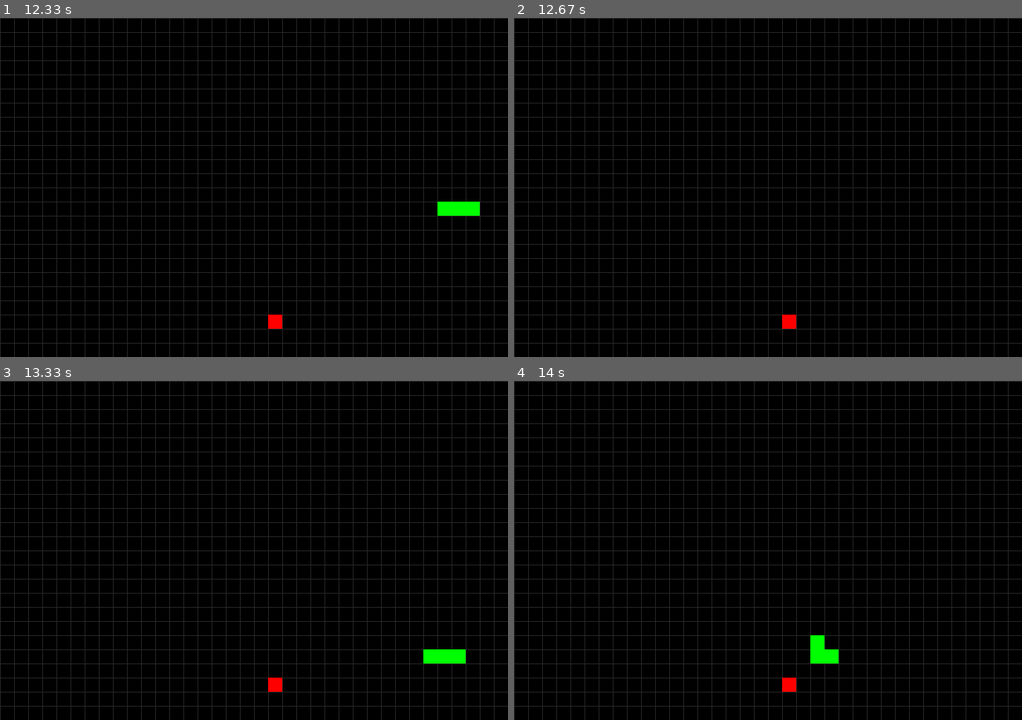
Above: before the commit, frames 1-4 (two rows, left to right).
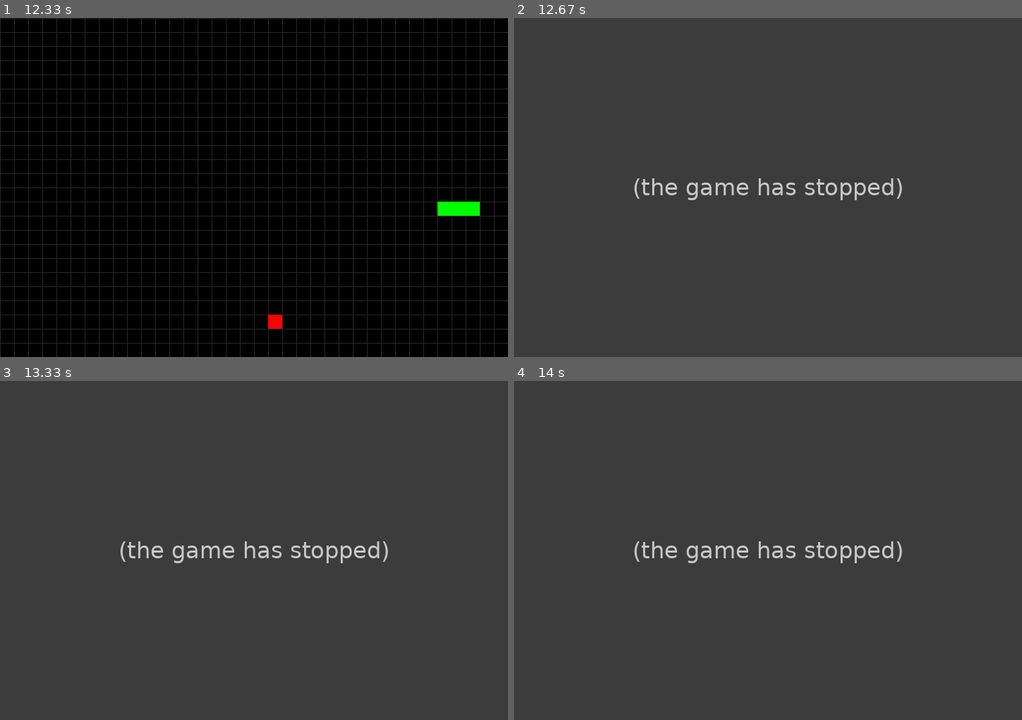
Above: after the commit, the same moments.

Repository: brenobaptista/snake-pygame
Game: pygame game, started from snake.py
The game is run twice, just before and just after one commit, with the same random seed, the same clock (stepped at 60 frames per second) and the same inputs.
Inputs:
- Up to frame 1 (12.33 s): tap Enter at 0.33 s; hold Down 1.23-1.7 s; hold Left 1.73-2.13 s; hold Up 2.17-2.53 s; hold Right 2.57-3.2 s; hold Down 3.23-3.6 s; hold Left 3.63-4.1 s; hold Right 4.13-4.6 s; hold Up 4.63-4.93 s; hold Right 4.97-5.43 s; hold Left 5.47-6 s; hold Down 6.03-6.33 s; hold Left 6.37-6.77 s; hold Up 6.8-7.17 s; hold Right 7.2-7.83 s; hold Down 7.87-8.23 s; hold Left 8.27-8.73 s; hold Up 9.27-9.57 s; hold Right 9.6-10.07 s; hold Down 10.67-10.97 s; hold Left 11-11.4 s; hold Up 11.43-11.8 s; hold Right from 11.83 s (still down)
- Up to frame 2 (12.67 s): release Right at 12.47 s; hold Down from 12.5 s (still down)
- Up to frame 3 (13.33 s): release Down at 12.87 s; hold Left from 12.9 s (still down)
- Up to frame 4 (14 s): release Left at 13.37 s; hold Right 13.4-13.87 s; hold Up from 13.9 s (still down)

Frame 1 is identical in both runs. In frame 2, 90% of the frame differs, in the area x 0-100%, y 0-100%; in frame 3, 90%; in frame 4, 90%.
After the commit the program exited at 12.47 s; later frames show no game.

Commit message:
Added snake and border collision

Diff:
--- a/snake.py
+++ b/snake.py
@@ -31,16 +31,23 @@
     def __init__(self):
         self.screen = pg.display.set_mode(RESOLUTION)
         self.clock = pg.time.Clock()
+        self.is_game_over = False
 
     def run(self, snake, apple):
         pg.init()
         pg.display.set_caption(TITLE)
 
-        while True:
+        while not self.is_game_over:
             self.limit_frames_per_second()
             self.handle_input(snake)
             self.handle_swallow(snake, apple)
+
             snake.move()
+            self.detect_snake_collision(snake.position)
+            self.detect_border_collision(snake.position[0])
+            if self.is_game_over:
+                break
+
             self.render(snake, apple)
 
     def limit_frames_per_second(self):
@@ -72,6 +79,15 @@
                 break
 
         apple.position = new_apple_position
+
+    def detect_border_collision(self, snake_head_position):
+        if snake_head_position[0] == RESOLUTION[0] or snake_head_position[1] == RESOLUTION[1] or snake_head_position[0] < 0 or snake_head_position[1] < 0:
+            self.is_game_over = True
+
+    def detect_snake_collision(self, snake_position):
+        for i in range(1, len(snake_position) - 1):
+            if snake_position[0][0] == snake_position[i][0] and snake_position[0][1] == snake_position[i][1]:
+                self.is_game_over = True
 
     def render_grid(self):
         for x in range(0, RESOLUTION[0], SQUARE_SIDE):
